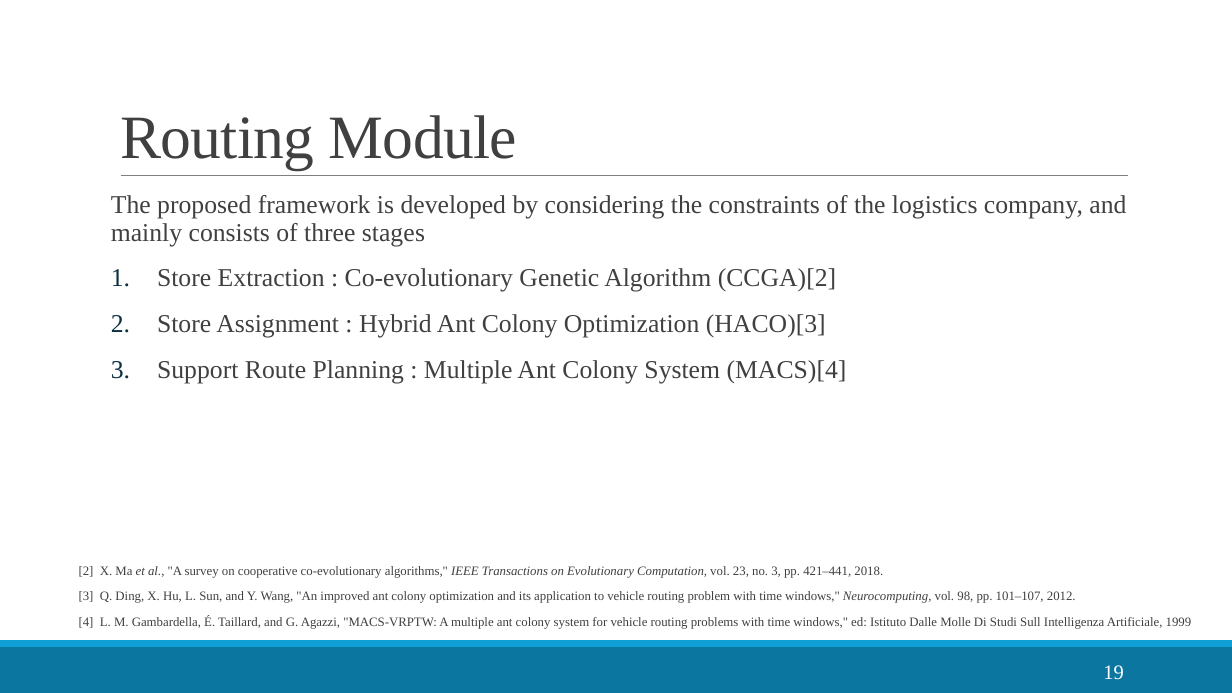
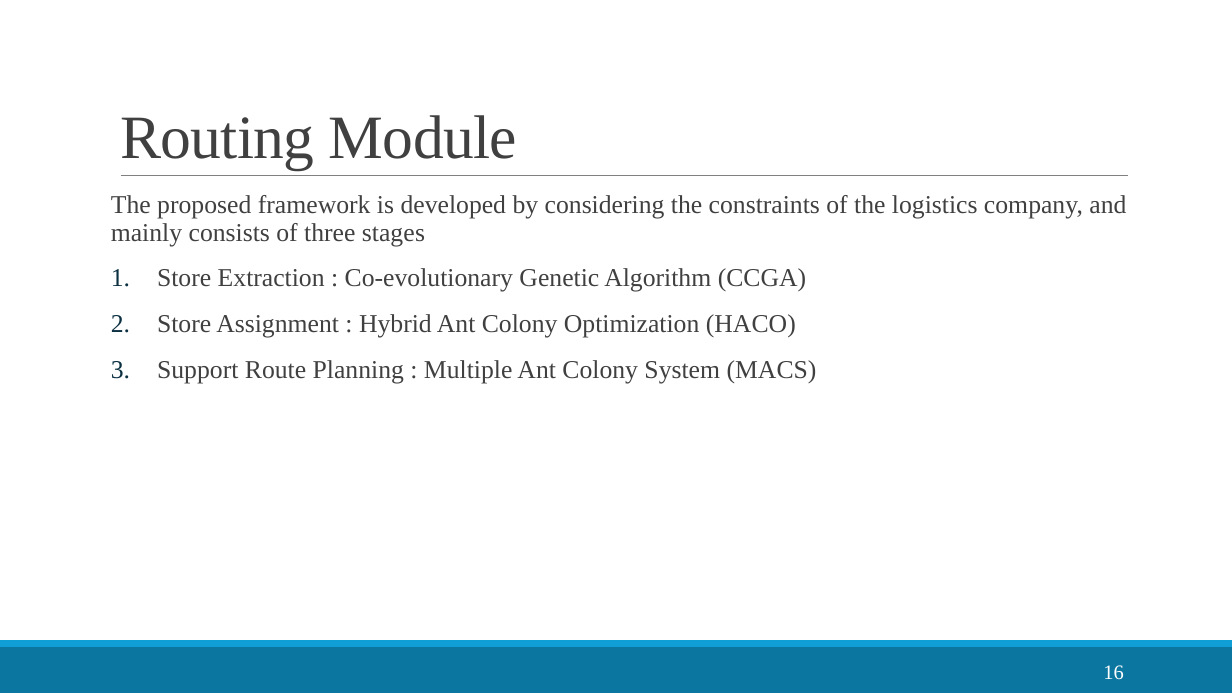
Before and after one commit to LloydGain/114_NTUT_Thesis, a slide deck: slide 16 of docs/thesis/114_楊宏傑_TCSE.pptx (slide 19 before the commit). Drawn at 1232x693 pixels with LibreOffice and Linux fonts; fonts in the diff are those of the drawing. Boxes give left, top, right and bottom in pixels: in the first picture for what was removed or moved away, otherwise in the second. Text is boxed around its words. In the diff, an @@ line names an element or a change of style, - is before the commit and + after.

```diff
--- a/docs/thesis/114_楊宏傑_TCSE.pptx
+++ b/docs/thesis/114_楊宏傑_TCSE.pptx
@@ text at [157,268,817,383]: text changed @@
-1. Store Extraction : Co-evolutionary Genetic Algorithm (CCGA)[2]
-2. Store Assignment : Hybrid Ant Colony Optimization (HACO)[3]
-3. Support Route Planning : Multiple Ant Colony System (MACS)[4]
+1. Store Extraction : Co-evolutionary Genetic Algorithm (CCGA)
+2. Store Assignment : Hybrid Ant Colony Optimization (HACO)
+3. Support Route Planning : Multiple Ant Colony System (MACS)
@@ text removed at [79,566,1192,629] @@
-[2] X. Ma et al., "A survey on cooperative co-evolutionary algorithms," IEEE Transactions on Evolutionary Computation, vol. 23, no. 3, pp. 421–441, 2018.
-[3] Q. Ding, X. Hu, L. Sun, and Y. Wang, "An improved ant colony optimization and its application to vehicle routing problem with time windows," Neurocomputing, vol. 98, pp. 101–107, 2012.
-[4] L. M. Gambardella, É. Taillard, and G. Agazzi, "MACS-VRPTW: A multiple ant colony system for vehicle routing problems with time windows," ed: Istituto Dalle Molle Di Studi Sull Intelligenza Artificiale, 1999
@@ page number at [1103,665,1123,680]: text changed @@
-19
+16
```
Also in this commit, not shown: 8 other slides changed, 4 slides added, 12 slides removed, 6 other files.
